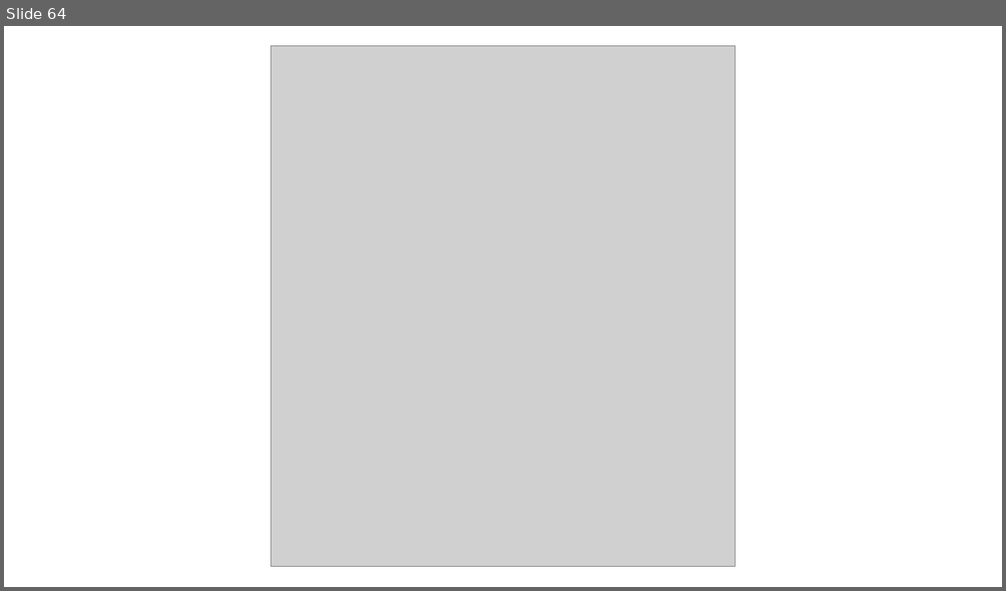
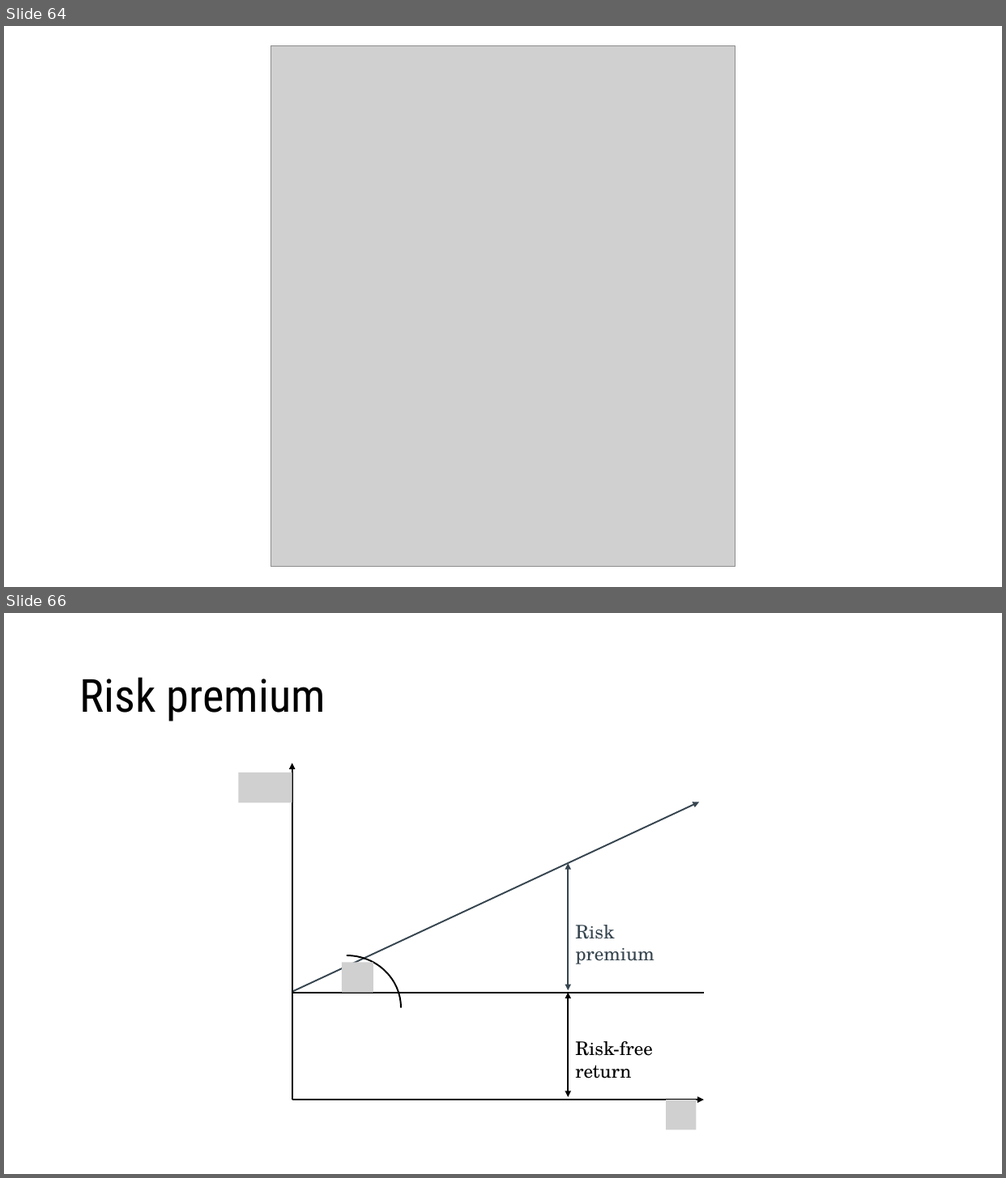
Before and after one commit to ncachanosky/ECON-3320-online, a slide deck: figures/figures.pptx. Shown one above the other, each under a label of ours: slide 64 before the commit, slides 64 and 66 after it; the slides between them are not shown. The pictures are 1006x591 and 1006x1178 pixels, drawn with LibreOffice and Linux fonts; fonts in the diff are those of the drawing; grey boxes stand for pictures. Boxes give left, top, right and bottom in pixels: in the first picture for what was removed or moved away, otherwise in the second. Text is boxed around its words. In the diff, an @@ line names an element or a change of style, - is before the commit and + after.

```diff
--- a/figures/figures.pptx
+++ b/figures/figures.pptx
@@ slide 66 added at (4, 613, 1002, 1174), background #FFFFFF @@
@@ title added at (80, 677, 326, 722), 44 pt, text #000000 @@
+Risk premium
@@ picture added at (238, 773, 292, 803) @@
@@ arrow added from (292, 1101) to (292, 764), #000000 1.5 pt @@
@@ arrow added from (292, 992) to (700, 803), #36454F 1.5 pt @@
@@ double arrow added from (569, 864) to (569, 991), #36454F 1.5 pt @@
@@ text added at (575, 925, 654, 965), 18 pt, text #36454F @@
+Risk premium
@@ arc (boxed as its full ellipse) added at (292, 956, 401, 1061), outline #000000 1.5 pt @@
@@ picture added at (342, 963, 373, 993) @@
@@ line added from (704, 993) to (292, 993), #000000 1.5 pt @@
@@ double arrow added from (569, 993) to (569, 1097), #000000 1.5 pt @@
@@ text added at (575, 1041, 653, 1079), 18 pt, text #000000 @@
+Risk-free return
@@ arrow added from (292, 1101) to (704, 1101), #000000 1.5 pt @@
@@ picture added at (666, 1101, 696, 1131) @@
```
Also in this commit, not shown: 3 slides changed, 8 other slides added, 2 slides removed, 28 other files.
